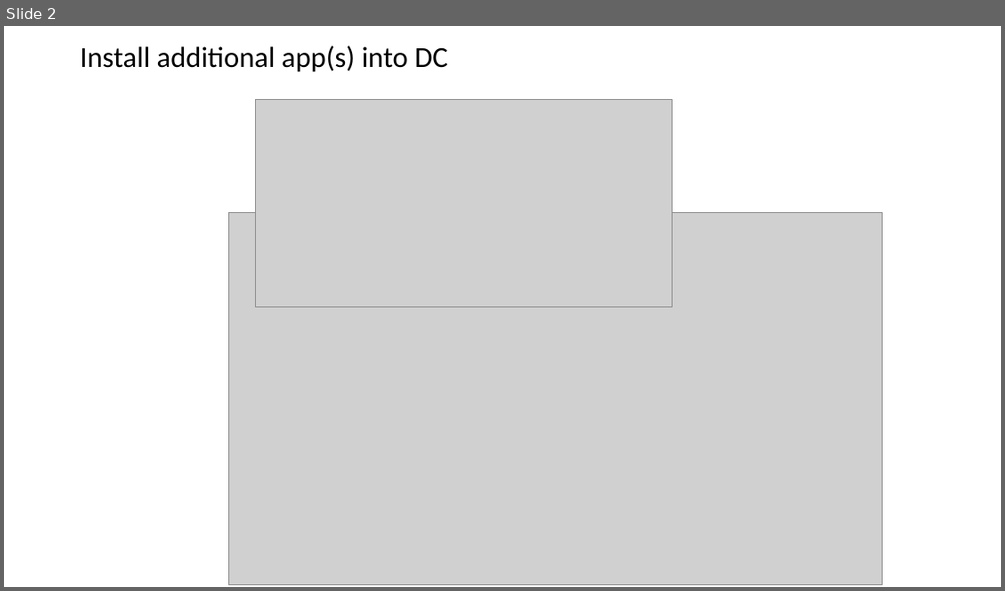
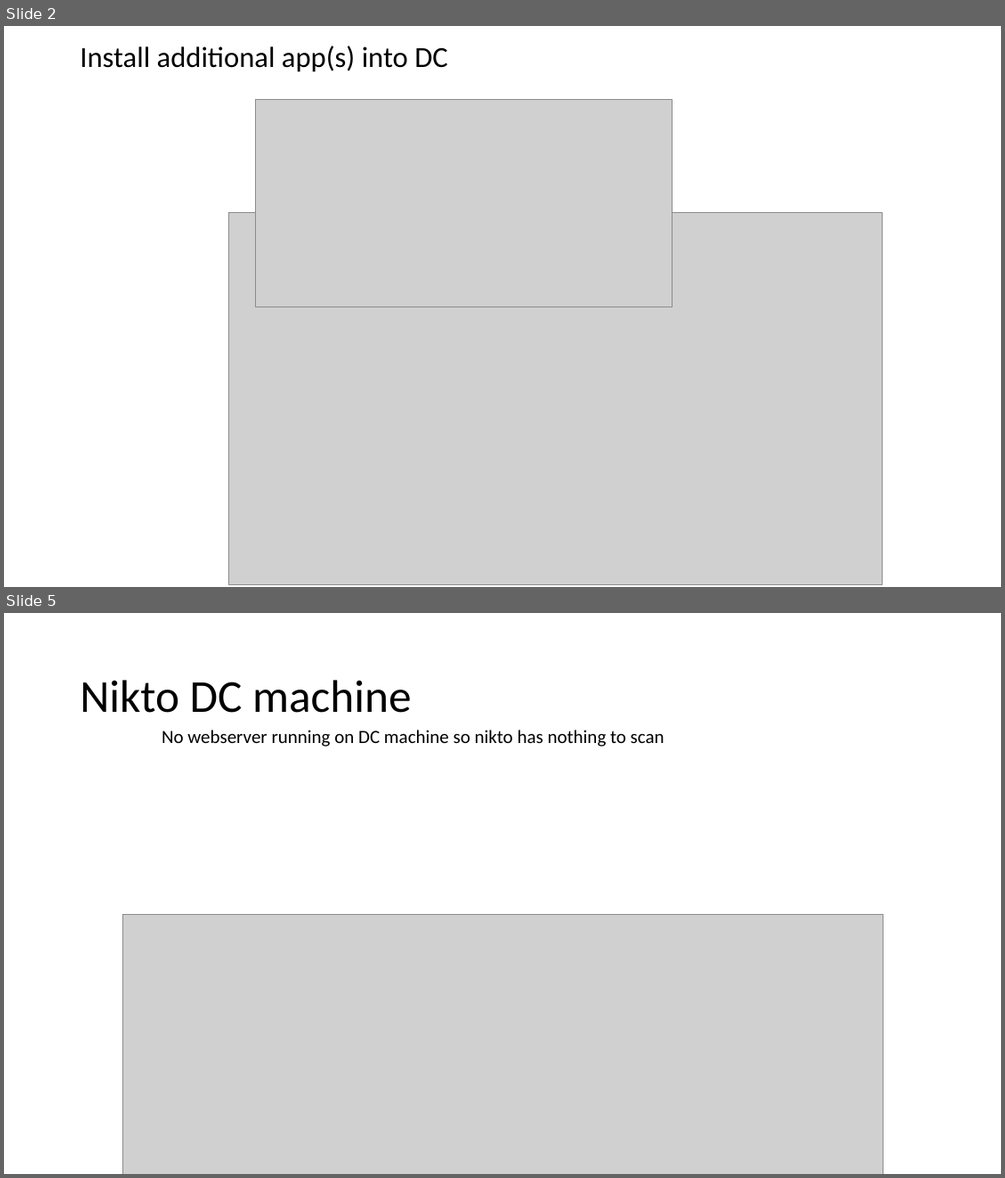
Before and after one commit to CHROME-PLATED-METRO-WOLF/coit11241-Cyber-Threat-Intelligence, a slide deck: evidence.pptx. Shown one above the other, each under a label of ours: slide 2 before the commit, slides 2 and 5 after it; the slides between them are not shown. The pictures are 1005x591 and 1005x1178 pixels, drawn with LibreOffice and Linux fonts; fonts in the diff are those of the drawing; grey boxes stand for pictures. Boxes give left, top, right and bottom in pixels: in the first picture for what was removed or moved away, otherwise in the second. Text is boxed around its words. In the diff, an @@ line names an element or a change of style, - is before the commit and + after.

Commit message:
Nessus and nikto scans

```diff
--- a/evidence.pptx
+++ b/evidence.pptx
@@ slide 5 added at [4, 613, 1001, 1174], background #FFFFFF @@
@@ title added at [80, 680, 411, 713], 44 pt, text #000000 @@
+Nikto DC machine
@@ text added at [162, 730, 664, 747], 18 pt, text #000000 @@
+No webserver running on DC machine so nikto has nothing to scan
@@ picture added at [122, 915, 882, 1174] @@
```
Also in this commit, not shown: 4 other slides added, 1 other file.
